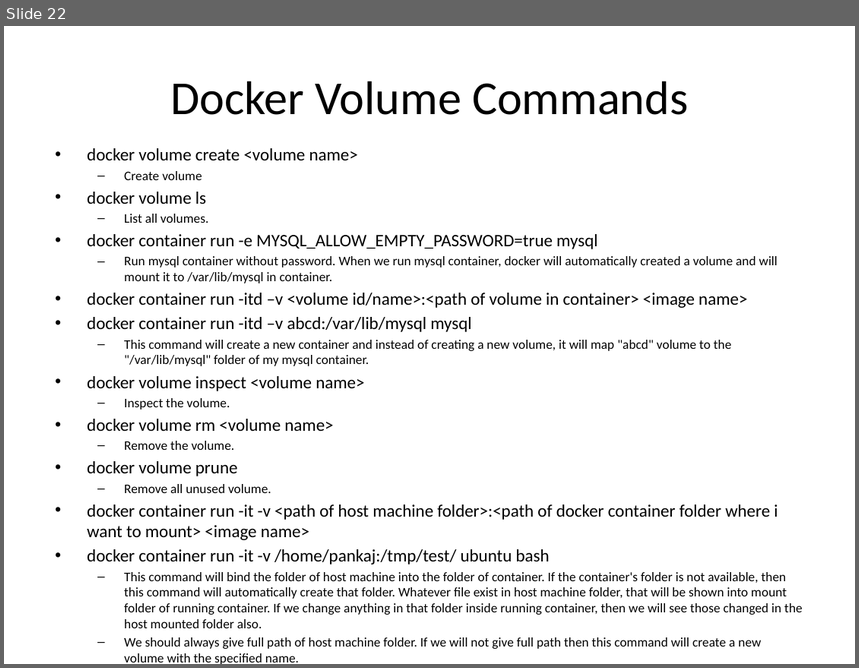
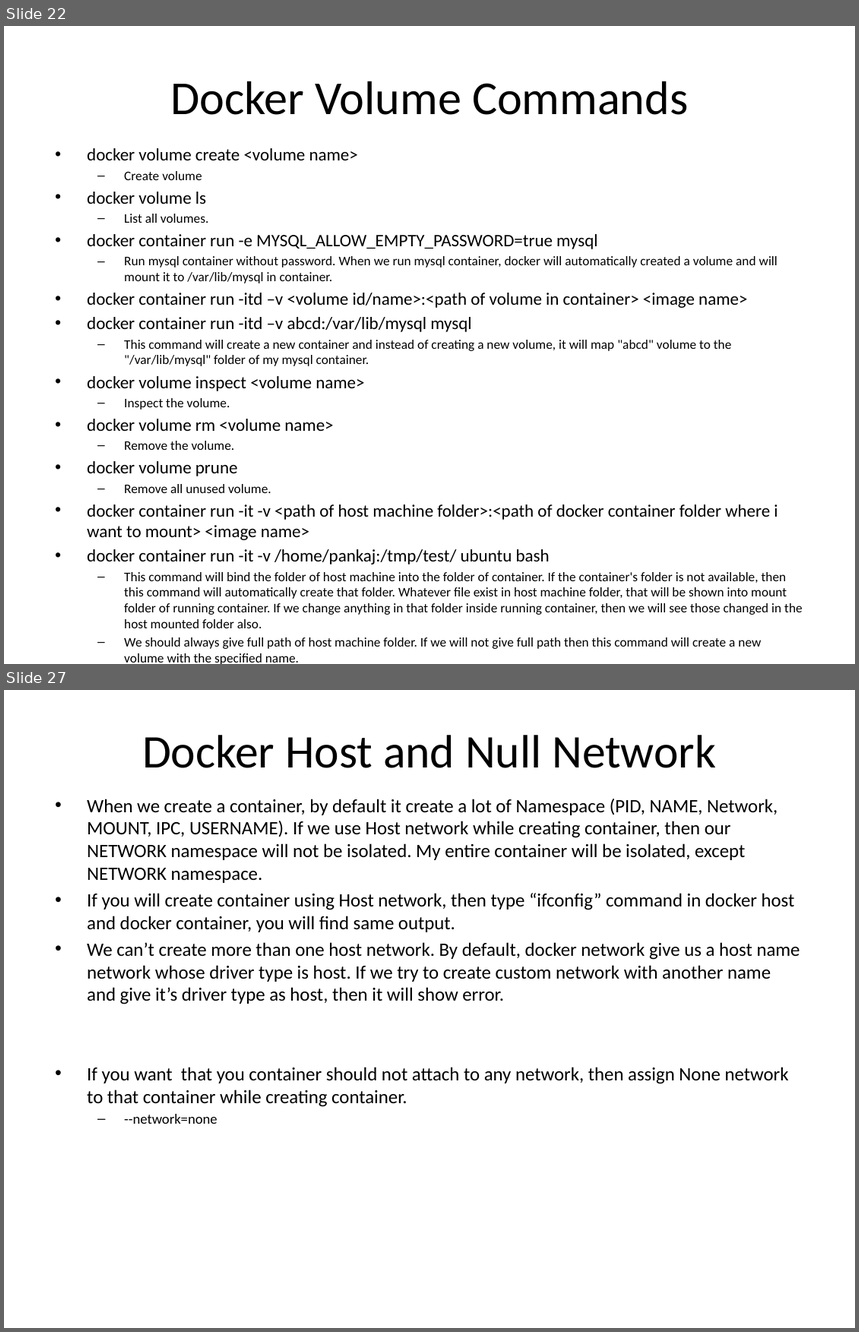
Before and after one commit to guptapankaj831/first, a slide deck: Docker Presentation.pptx. Shown one above the other, each under a label of ours: slide 22 before the commit, slides 22 and 27 after it; the slides between them are not shown. The pictures are 859x668 and 859x1332 pixels, drawn with LibreOffice and Linux fonts; fonts in the diff are those of the drawing. Boxes give left, top, right and bottom in pixels: in the first picture for what was removed or moved away, otherwise in the second. Text is boxed around its words. In the diff, an @@ line names an element or a change of style, - is before the commit and + after.

Commit message:
Docker

```diff
--- a/Docker Presentation.pptx
+++ b/Docker Presentation.pptx
@@ slide 27 added at (x1=4, y1=690, x2=855, y2=1328), background #FFFFFF @@
@@ title added at (x1=142, y1=735, x2=716, y2=768), 39.6 pt, text #000000 @@
+Docker Host and Null Network
@@ text added at (x1=87, y1=799, x2=800, y2=1124), 16 pt, text #000000 @@
+• When we create a container, by default it create a lot of Namespace (PID, NAME, Network, MOUNT, IPC, USERNAME). If we use Host network while creating container, then our NETWORK namespace will not be isolated. My entire container will be isolated, except NETWORK namespace.
+• If you will create container using Host network, then type “ifconfig” command in docker host and docker container, you will find same output.
+• We can’t create more than one host network. By default, docker network give us a host name network whose driver type is host. If we try to create custom network with another name and give it’s driver type as host, then it will show error.
+• If you want that you container should not attach to any network, then assign None network to that container while creating container.
+  – --network=none
```
Also in this commit, not shown: 13 other slides added, 4 other files.
